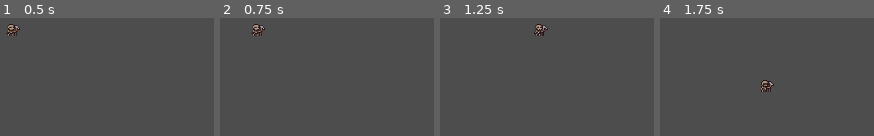
Above: before the commit, frames 1-4 (left to right).
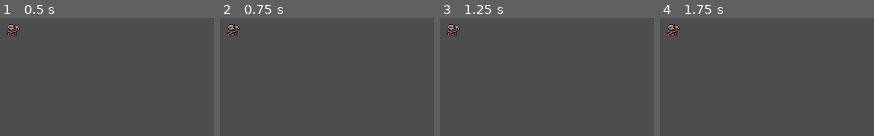
Above: after the commit, the same moments.

Repository: kinghos/GMTK-Game-Jam-2025
Game: Godot game, scene res://test_scene_player.tscn
Same seed, same stepped clock (60 frames per second), same inputs: the game is played once before the commit and once after it. This scene is started directly instead of the project's main scene.
Inputs (mouse positions are in pixels of both pictures, inside the frame that each line leads up to):
- Up to frame 1 (0.5 s): no input
- Up to frame 2 (0.75 s): tap Enter at 0.5 s; move the mouse to (outside the picture) at 0.52 s; hold Right (Right) from 0.53 s (still down); click (outside the picture) at 0.67 s
- Up to frame 3 (1.25 s): keep holding Right (Right)
- Up to frame 4 (1.75 s): tap Space at 1.25 s; move the mouse to (outside the picture) at 1.27 s; release Right (Right) at 1.28 s; hold S (Down) from 1.28 s (still down)

Frame 1 is identical in both runs. In frame 2, 0.8% of the frame differs, in the area x 3-22%, y 5-16%; in frame 3, 0.8%; in frame 4, 0.9%, in the area x 3-54%, y 5-63%.

Commit message:
Added animal file structure

Diff:
--- /dev/null
+++ b/scenes/animals/animal.gd
@@ -0,0 +1,2 @@
+extends CharacterBody2D
+class_name BaseAnimal
--- /dev/null
+++ b/scenes/animals/animal.tscn
@@ -0,0 +1,10 @@
+[gd_scene load_steps=2 format=3 uid="uid://c730r02j0a3ic"]
+
+[ext_resource type="Script" uid="uid://bodcxjeobaic" path="res://scenes/animals/animal.gd" id="1_a68rm"]
+
+[node name="Animal" type="CharacterBody2D"]
+script = ExtResource("1_a68rm")
+
+[node name="AnimatedSprite2D" type="AnimatedSprite2D" parent="."]
+
+[node name="CollisionShape2D" type="CollisionShape2D" parent="."]
--- /dev/null
+++ b/scenes/animals/sheep.tscn
@@ -0,0 +1,27 @@
+[gd_scene load_steps=5 format=3 uid="uid://cqbyf3duimude"]
+
+[ext_resource type="PackedScene" uid="uid://c730r02j0a3ic" path="res://scenes/animals/animal.tscn" id="1_gw4f6"]
+[ext_resource type="Texture2D" uid="uid://cv1ff04sewqvy" path="res://assets/sprites/skull_v2_1.png" id="2_6qn06"]
+
+[sub_resource type="SpriteFrames" id="SpriteFrames_55m3e"]
+animations = [{
+"frames": [{
+"duration": 1.0,
+"texture": ExtResource("2_6qn06")
+}],
+"loop": true,
+"name": &"default",
+"speed": 5.0
+}]
+
+[sub_resource type="RectangleShape2D" id="RectangleShape2D_n54i3"]
+size = Vector2(11, 13)
+
+[node name="Sheep" instance=ExtResource("1_gw4f6")]
+
+[node name="AnimatedSprite2D" parent="." index="0"]
+sprite_frames = SubResource("SpriteFrames_55m3e")
+
+[node name="CollisionShape2D" parent="." index="1"]
+position = Vector2(-0.5, -0.5)
+shape = SubResource("RectangleShape2D_n54i3")
--- a/test_scene_player.tscn
+++ b/test_scene_player.tscn
@@ -1,8 +1,9 @@
 [gd_scene load_steps=2 format=3 uid="uid://mvaqsm2mkbo8"]
 
-[ext_resource type="PackedScene" uid="uid://cndmwkj47j0ww" path="res://Scenes/Player.tscn" id="1_tyvl6"]
+[ext_resource type="PackedScene" uid="uid://cndmwkj47j0ww" path="res://scenes/Player.tscn" id="1_tyvl6"]
 
 [node name="TestScenePlayer" type="Node2D"]
 
 [node name="Player" parent="." instance=ExtResource("1_tyvl6")]
 position = Vector2(378, 295)
+script = null
Binary file added: assets/sprites/skull_v2_1.png
Not shown, added: assets/sprites/skull_v2_1.png.import
Not shown, added: scenes/animals/animal.gd.uid
